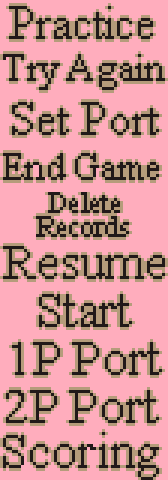
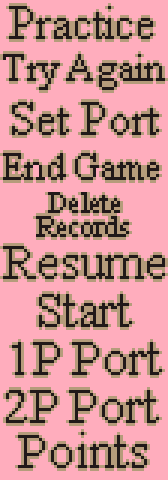
The second 168 × 480 image is a revision of the first. Changes to its layers:
renamed "Scoring" to "Points", painted on it over [0, 432, 162, 480]
painted on "MiniGameImages1.bmp copy" over [15, 429, 150, 471]
